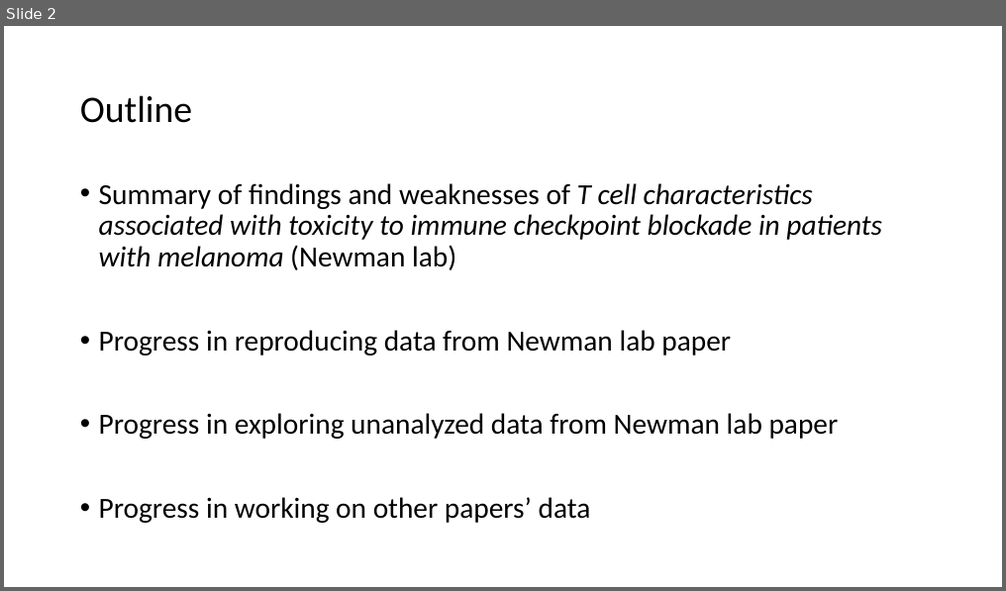
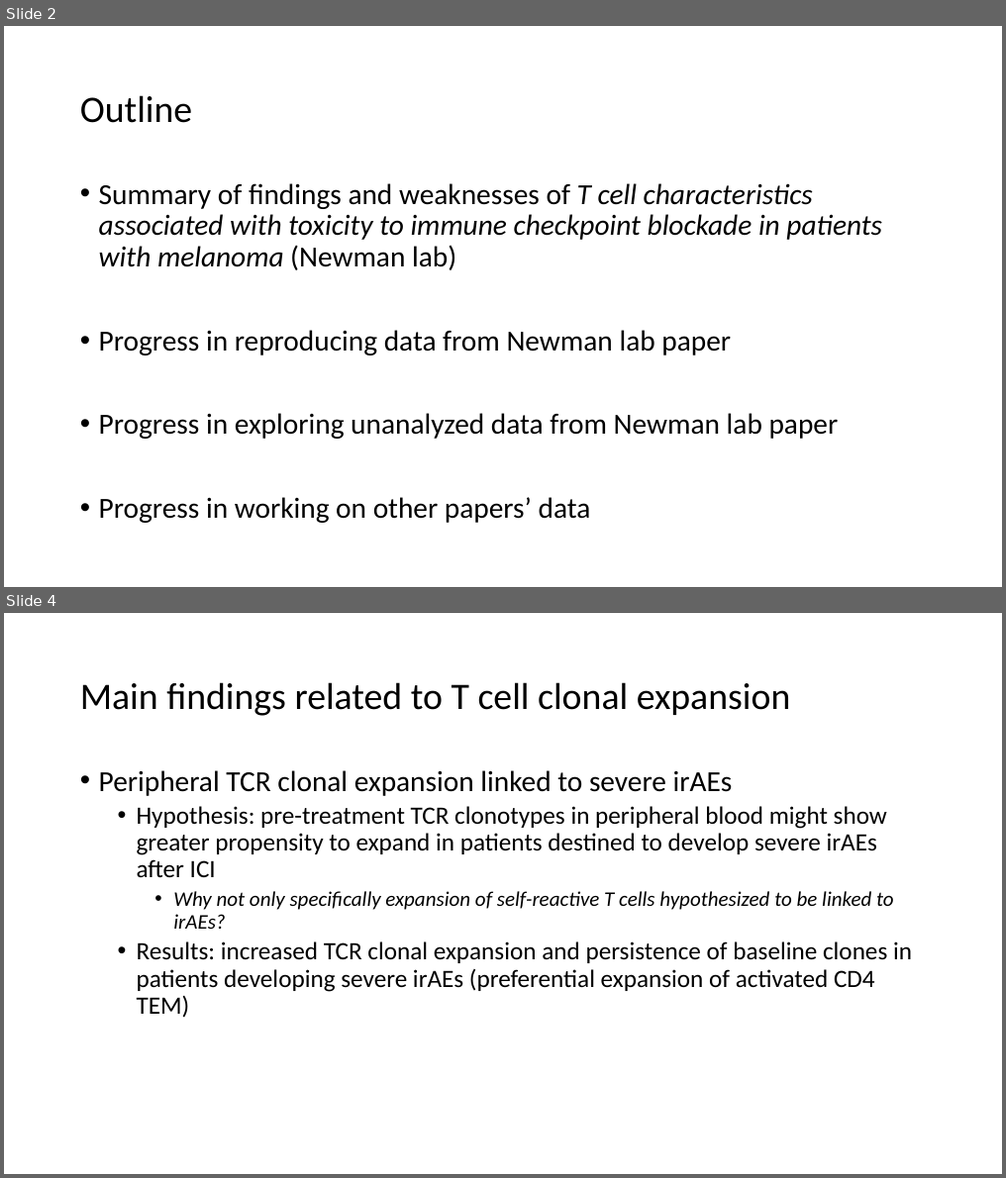
Before and after one commit to tybottorff/bottorffdocs, a slide deck: linsley_postdoc/presentations/weekly_meetings/10_5_23.pptx. Shown one above the other, each under a label of ours: slide 2 before the commit, slides 2 and 4 after it; the slides between them are not shown. The pictures are 1006x591 and 1006x1178 pixels, drawn with LibreOffice and Linux fonts; fonts in the diff are those of the drawing. Boxes give left, top, right and bottom in pixels: in the first picture for what was removed or moved away, otherwise in the second. Text is boxed around its words. In the diff, an @@ line names an element or a change of style, - is before the commit and + after.

```diff
--- a/linsley_postdoc/presentations/weekly_meetings/10_5_23.pptx
+++ b/linsley_postdoc/presentations/weekly_meetings/10_5_23.pptx
@@ slide 4 added at (4, 613, 1002, 1174), background #FFFFFF @@
@@ title added at (80, 682, 791, 716), 36 pt, text #000000 @@
+Main findings related to T cell clonal expansion
@@ text added at (99, 770, 912, 1018), 24 pt, text #000000 @@
+• Peripheral TCR clonal expansion linked to severe irAEs
+  • Hypothesis: pre-treatment TCR clonotypes in peripheral blood might show greater propensity to expand in patients destined to develop severe irAEs after ICI
+    • Why not only specifically expansion of self-reactive T cells hypothesized to be linked to irAEs?
+  • Results: increased TCR clonal expansion and persistence of baseline clones in patients developing severe irAEs (preferential expansion of activated CD4 TEM)
```
Also in this commit, not shown: 6 other slides added.
